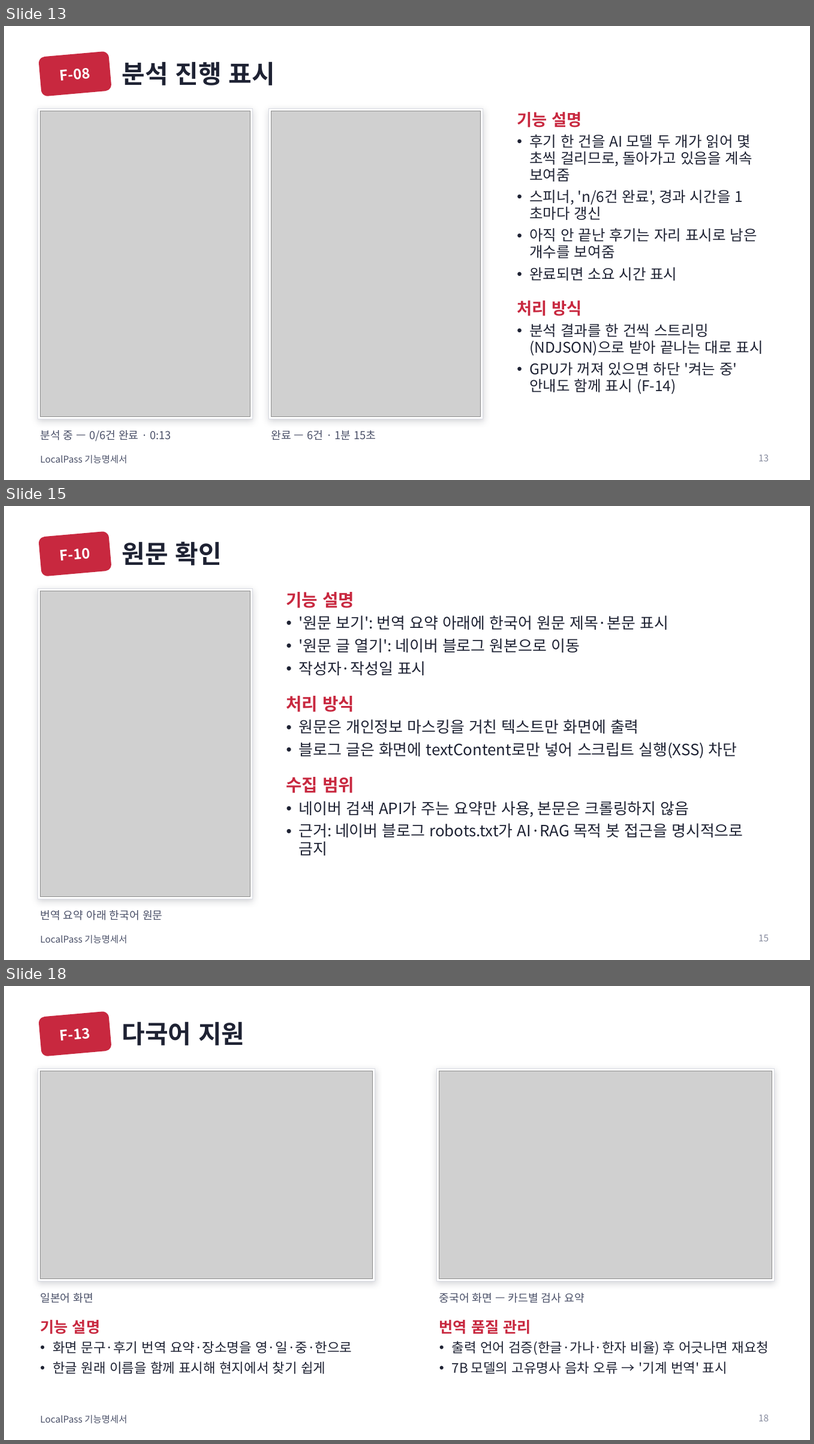
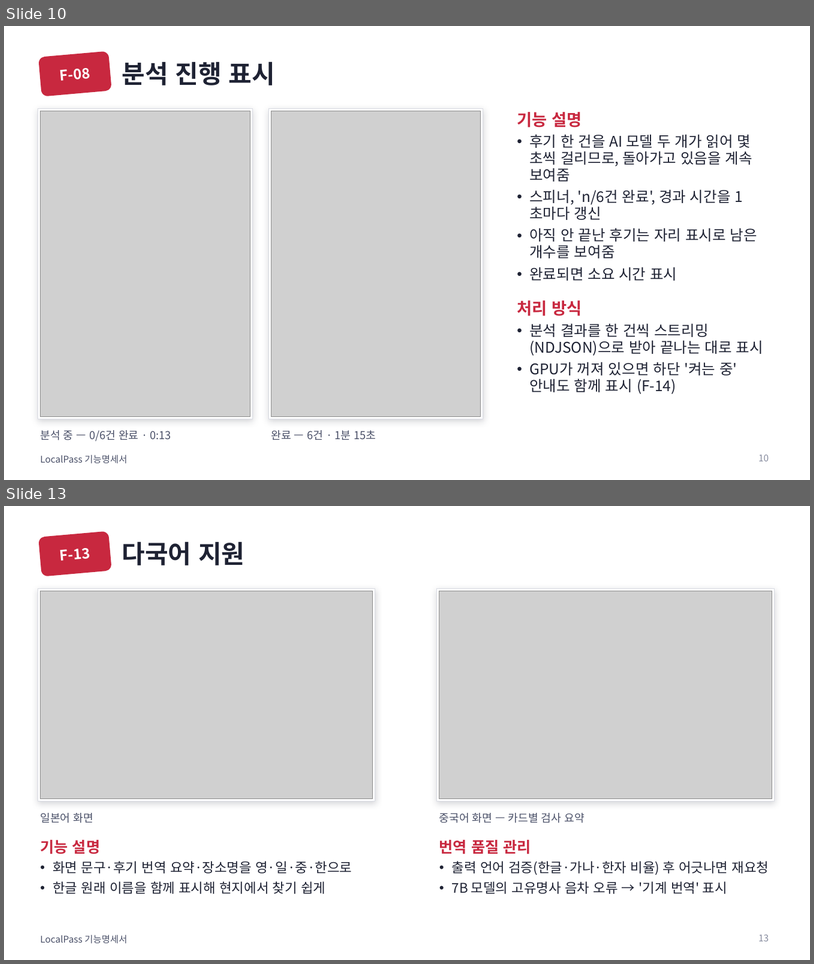
Before and after one commit to 55wind/localpass, a slide deck: docs/LocalPass_기능명세서.pptx. Shown one above the other, each under a label of ours: slides 13, 15 and 18 before the commit, slides 10 and 13 after it; the slides between them are not shown. The pictures are 814x1444 and 814x964 pixels, drawn with LibreOffice and Linux fonts; fonts in the diff are those of the drawing; grey boxes stand for pictures. Boxes give left, top, right and bottom in pixels: in the first picture for what was removed or moved away, otherwise in the second. Text is boxed around its words. In the diff, an @@ line names an element or a change of style, - is before the commit and + after.

```diff
--- a/docs/LocalPass_기능명세서.pptx
+++ b/docs/LocalPass_기능명세서.pptx
@@ slide 15 removed at (x1=4, y1=506, x2=810, y2=960), background #FFFFFF; not listed: 1 template element that a slide beside it also shows @@
@@ rounded rectangle removed at (x1=39, y1=531, x2=111, y2=576) @@
-F-10
@@ title removed at (x1=122, y1=541, x2=222, y2=565) @@
-원문 확인
@@ rectangle removed at (x1=38, y1=588, x2=252, y2=898) @@
@@ picture removed at (x1=40, y1=591, x2=250, y2=896) @@
@@ text removed at (x1=287, y1=592, x2=744, y2=855) @@
-기능 설명
-• '원문 보기': 번역 요약 아래에 한국어 원문 제목·본문 표시
-• '원문 글 열기': 네이버 블로그 원본으로 이동
-• 작성자·작성일 표시
-처리 방식
-• 원문은 개인정보 마스킹을 거친 텍스트만 화면에 출력
-• 블로그 글은 화면에 textContent로만 넣어 스크립트 실행(XSS) 차단
-수집 범위
-• 네이버 검색 API가 주는 요약만 사용, 본문은 크롤링하지 않음
-• 근거: 네이버 블로그 robots.txt가 AI·RAG 목적 봇 접근을 명시적으로 금지
@@ text removed at (x1=40, y1=910, x2=162, y2=920) @@
-번역 요약 아래 한국어 원문
@@ page number removed at (x1=759, y1=934, x2=769, y2=941) @@
-15
@@ what was slide 13 is now slide 10 @@
@@ page number at (x1=759, y1=454, x2=769, y2=461): text changed @@
-13
+10
@@ what was slide 18 is now slide 13 @@
@@ page number at (x1=759, y1=934, x2=769, y2=941): text changed @@
-18
+13
```
Also in this commit, not shown: 6 slides changed, 5 other slides removed, 8 other files.
